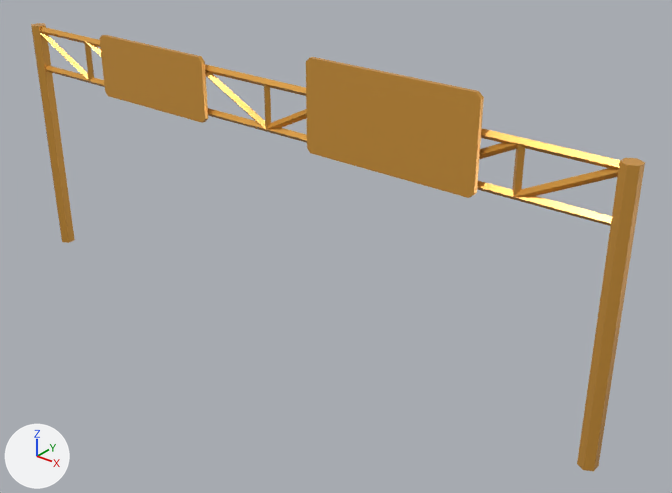
What one commit did to the glTF model public/models/mainroad-sign-green.glb.
One viewpoint serves both versions: a 50 mm lens placed at (13.13, -14.09, 11.43), pointed at (1.43, 0.53, 2.36). Arrows for +X, +Y and +Z are at lower left; the lights stay in place. Where no turn or scale is listed for an object, it has been applied to the vertices.

The older version as bpy lines, for what is in view:
```python
me_mainroad_sign_green = bpy.data.meshes.new('mainroad-sign-green')
me_mainroad_sign_green.from_pydata(...)  # 174 vertices, 376 faces; spans x -8.2..8.2, y -0.2..0.2, z -0.1..6.8
me_mainroad_sign_green.materials.append(mat_lowpoly_colors)  # orange #e7a747
ob_mainroad_sign_green = bpy.data.objects.new('mainroad-sign-green', me_mainroad_sign_green)
ob_mainroad_sign_green.location = (0.0, 0.0, 0.0)
```
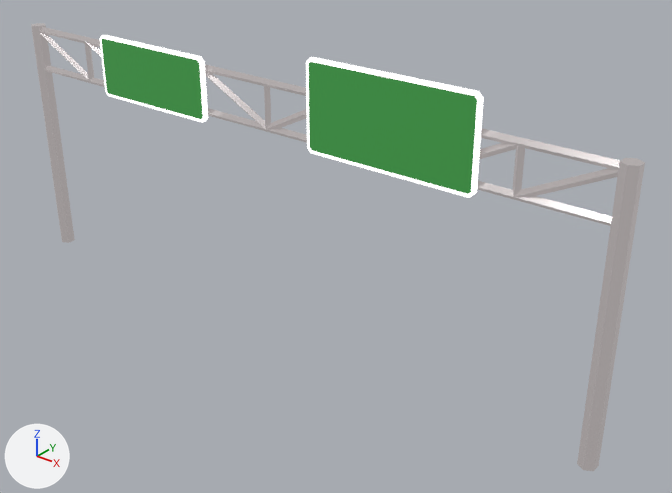
What differs and where, as boxes [x1, y1, x2, y2] in the pictures (672 x 493 px):
'mainroad-sign-green', recoloured: [31, 23, 645, 471] in both

The edits, one by one:
Picture 'base' (img_base) is new.
Material 'LOWPOLY-COLORS.001' (mat_lowpoly_colors_001) is new.
Uses the picture img_base.
me_mainroad_sign_green has 174 vertices, 376 faces and spans x -8.2..8.2, y -0.2..0.2, z -0.1..6.8.
me_mainroad_sign_green no longer uses material mat_lowpoly_colors (orange #e7a747).
me_mainroad_sign_green now uses material mat_lowpoly_colors_001.
